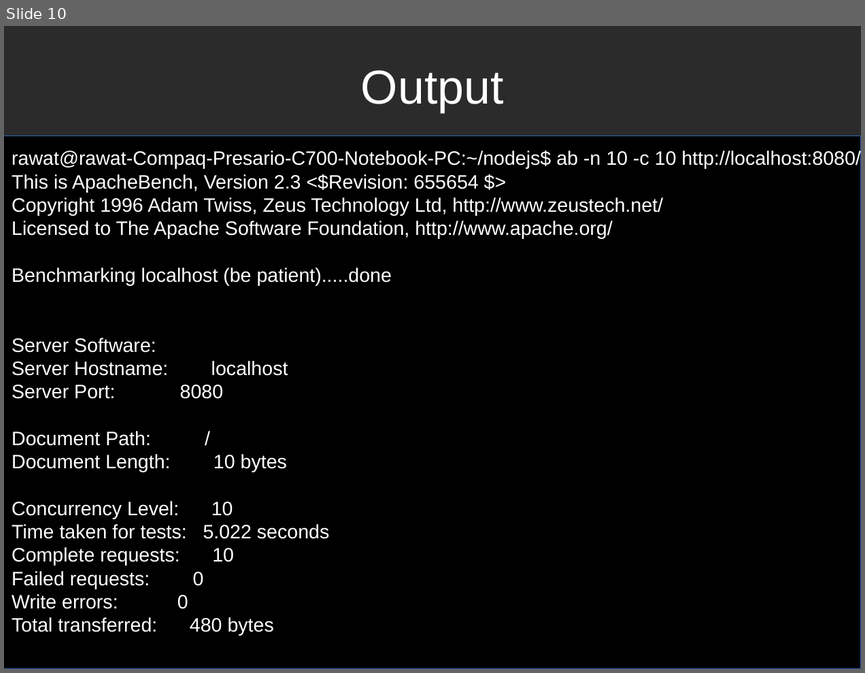
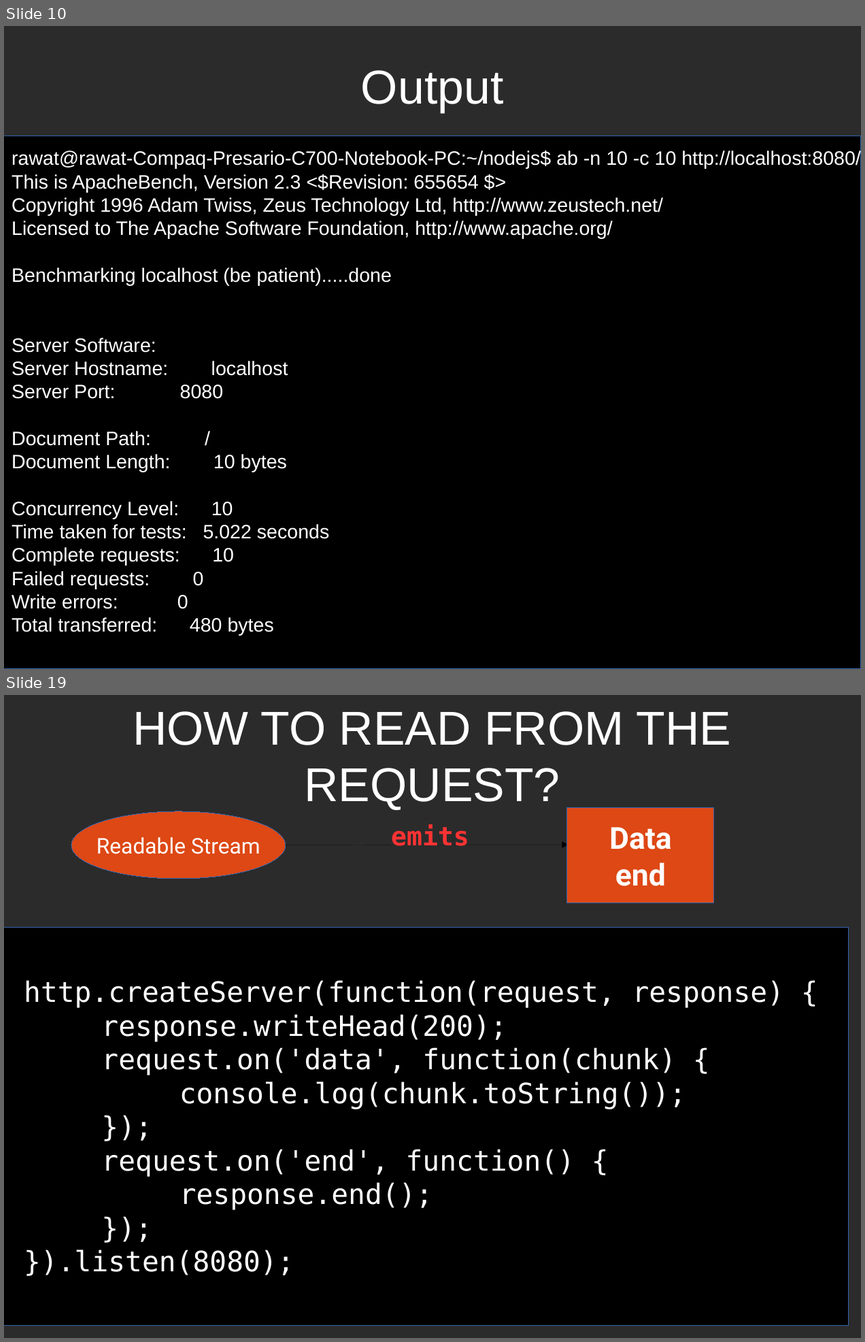
Before and after one commit to pkrawat1/nodejs, a slide deck: josh_talk.odp. Shown one above the other, each under a label of ours: slide 10 before the commit, slides 10 and 19 after it; the slides between them are not shown. The pictures are 865x673 and 865x1342 pixels, drawn with LibreOffice and Linux fonts; fonts in the diff are those of the drawing; background and template pictures are left out; a plain dark background stands for a picture behind light text. Boxes give left, top, right and bottom in pixels: in the first picture for what was removed or moved away, otherwise in the second. Text is boxed around its words. In the diff, an @@ line names an element or a change of style, - is before the commit and + after.

```diff
--- a/josh_talk.odp
+++ b/josh_talk.odp
@@ slide 19 added at (x1=4, y1=695, x2=861, y2=1338), background picture (left out) @@
@@ title added at (x1=133, y1=711, x2=732, y2=810), 44 pt, text #FFFFFF @@
+HOW TO READ FROM THE REQUEST?
@@ ellipse added at (x1=71, y1=812, x2=286, y2=879), fill #DD4814, outline #3465AF 0 pt, 20 pt, text #FFFFFF @@
+Readable Stream
@@ rectangle added at (x1=567, y1=807, x2=714, y2=902), fill #DD4814, outline #3465AF 0 pt, 28 pt, text #FFFFFF, bold @@
+Data
+end
@@ text added at (x1=391, y1=824, x2=469, y2=846), 24 pt, text #FF3333, bold @@
+emits
@@ curved arrow added from (286, 845) to (568, 845), #000000 0 pt @@
@@ rectangle added at (x1=4, y1=928, x2=849, y2=1325), fill #000000, outline #3465AF 0 pt @@
@@ text added at (x1=24, y1=980, x2=785, y2=1276), 26 pt, text #FFFFFF @@
+http.createServer(function(request, response) {
+response.writeHead(200);
+request.on('data', function(chunk) {
+console.log(chunk.toString());
+});
+request.on('end', function() {
+response.end();
+});
+}).listen(8080);
```
Also in this commit, not shown: 13 other slides added, 1 slide removed, 2 other files.
